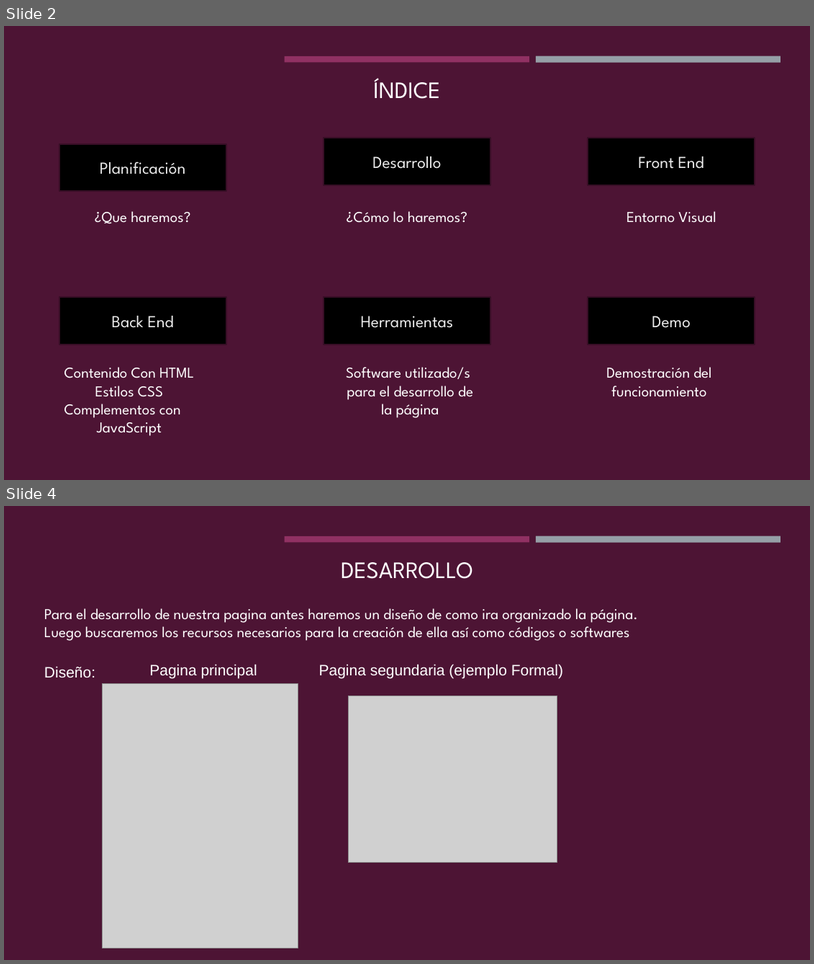
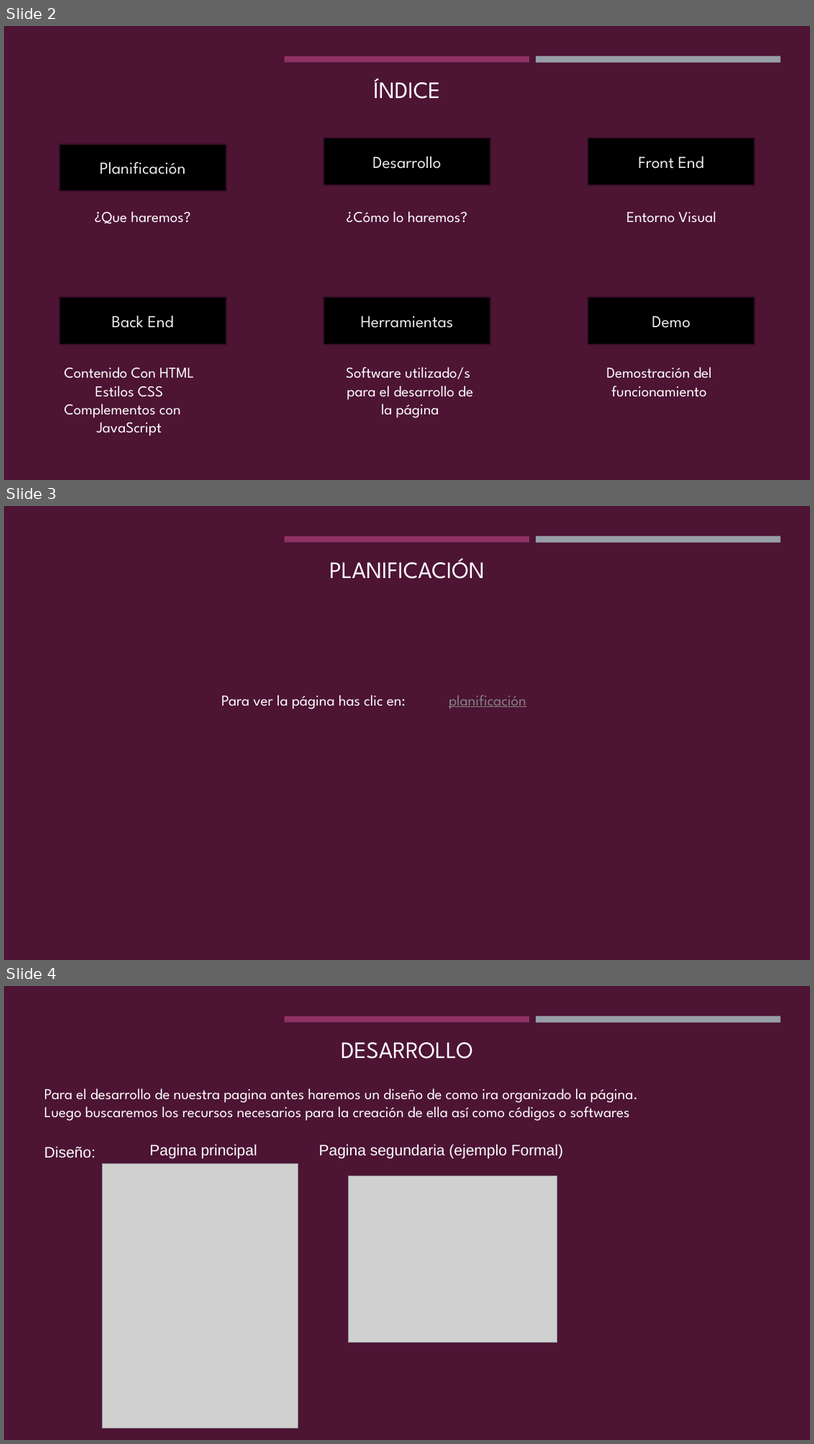
Before and after one commit to arnaualbert/shirtplanet, a slide deck: PowerPoint/SHIRTPLANET.pptx. Shown one above the other, each under a label of ours: slides 2 and 4 before the commit, slides 2, 3 and 4 after it; the slides between them are not shown. The pictures are 814x964 and 814x1444 pixels, drawn with LibreOffice and Linux fonts; fonts in the diff are those of the drawing; grey boxes stand for pictures. Boxes give left, top, right and bottom in pixels: in the first picture for what was removed or moved away, otherwise in the second. Text is boxed around its words. In the diff, an @@ line names an element or a change of style, - is before the commit and + after.

```diff
--- a/PowerPoint/SHIRTPLANET.pptx
+++ b/PowerPoint/SHIRTPLANET.pptx
@@ slide 3 added at (x1=4, y1=506, x2=810, y2=960), background #4D1434; not listed: 3 template elements that a slide beside it also shows @@
@@ title added at (x1=329, y1=558, x2=485, y2=579), 28 pt, text #FFFFFF @@
+PLANIFICACIÓN
@@ text added at (x1=221, y1=695, x2=406, y2=709), 18 pt, text #FFFFFF @@
+Para ver la página has clic en:
@@ text added at (x1=449, y1=695, x2=527, y2=708), 18 pt, text #828282, underline @@
+planificación
```
Also in this commit, not shown: 1 other slide added, 2 slides removed.
